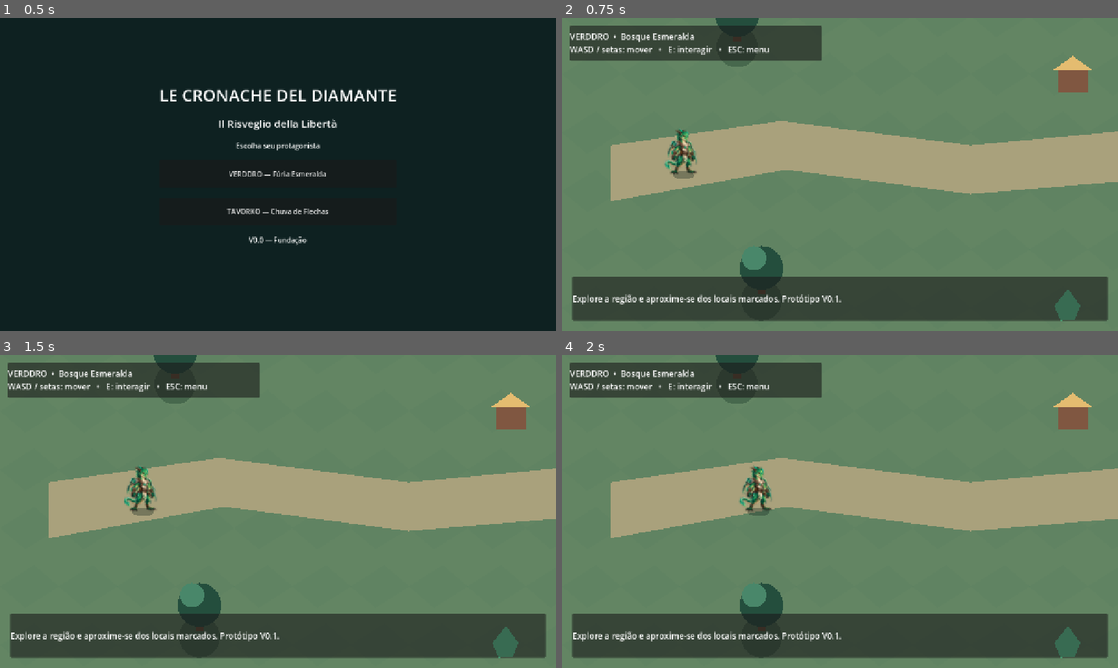
Above: before the commit, frames 1-4 (two rows, left to right).
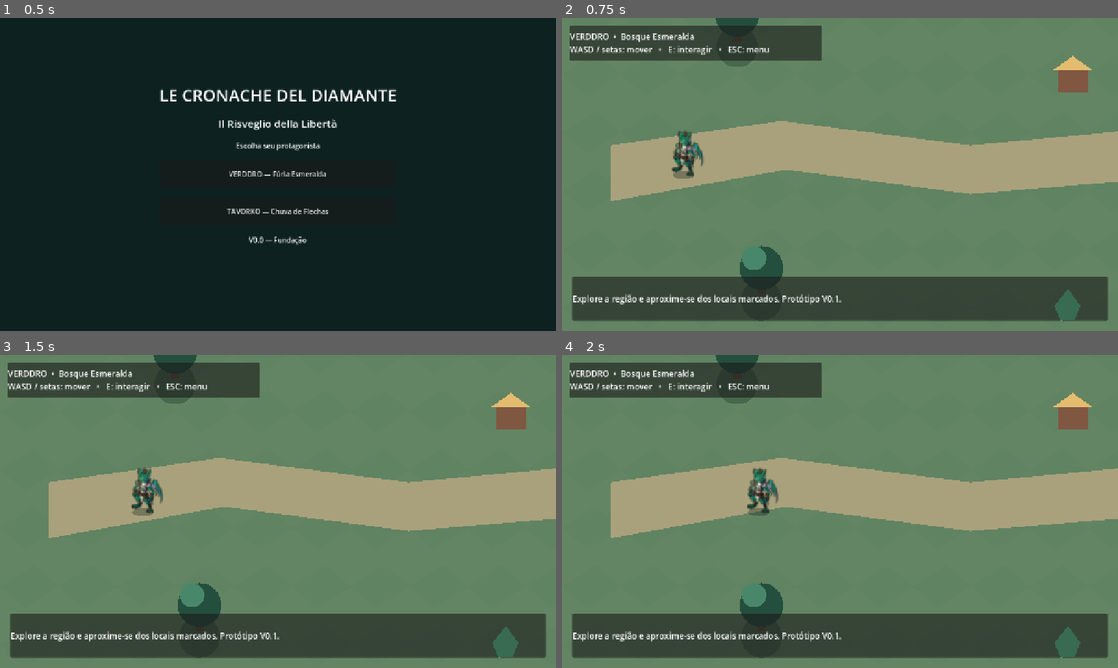
Above: after the commit, the same moments.

Repository: PhFg/le-cronache-del-diamante
Game: Godot game, scene res://scenes/main_menu.tscn
The game is run twice, just before and just after one commit, with the same random seed, the same clock (stepped at 60 frames per second) and the same inputs.
Inputs:
- Up to frame 1 (0.5 s): no input
- Up to frame 2 (0.75 s): click "VERDDRO — Fúria Esmeralda" at 0.5 s
- Up to frame 3 (1.5 s): tap Enter at 1.25 s; hold D from 1.28 s (still down); tap E at 1.35 s
- Up to frame 4 (2 s): keep holding D

Frame 1 is identical in both runs. In frame 2, 0.6% of the frame differs, in the area x 18-26%, y 35-51%; in frame 3, 0.6%, in the area x 22-30%, y 35-51%; in frame 4, 0.6%.

Commit message:
feat: establish official Verddro hybrid exploration art

Diff:
--- /dev/null
+++ b/art_3d/verddro/renders/resolution_tests/resolution_test_report.json
@@ -0,0 +1,148 @@
+{
+  "source": {
+    "file": "verddro_style_C_hybrid.png",
+    "size": [
+      1024,
+      1024
+    ],
+    "mode": "RGBA",
+    "alpha_min": 0,
+    "alpha_max": 255,
+    "char_bbox_alpha_ge_128": [
+      217,
+      74,
+      807,
+      949
+    ],
+    "ground_anchor": [
+      437.2,
+      910.0
+    ]
+  },
+  "frames": {
+    "256": {
+      "file": "verddro_hybrid_256.png",
+      "scale_from_source": 0.24,
+      "anchor": [
+        128.0,
+        236.0
+      ],
+      "char_height_px": 215,
+      "margins_px": {
+        "left": 73,
+        "top": 33,
+        "right": 37,
+        "bottom": 8
+      },
+      "png_kb": 48.7,
+      "alpha_min": 0,
+      "alpha_max": 255,
+      "edge_pixels_semitransparent": 4061,
+      "transparent_pixels_with_color": 8,
+      "bbox": [
+        73,
+        33,
+        219,
+        248
+      ]
+    },
+    "384": {
+      "file": "verddro_hybrid_384.png",
+      "scale_from_source": 0.36,
+      "anchor": [
+        192.0,
+        354.0
+      ],
+      "char_height_px": 320,
+      "margins_px": {
+        "left": 110,
+        "top": 51,
+        "right": 56,
+        "bottom": 13
+      },
+      "png_kb": 95.4,
+      "alpha_min": 0,
+      "alpha_max": 255,
+      "edge_pixels_semitransparent": 6641,
+      "transparent_pixels_with_color": 0,
+      "bbox": [
+        110,
+        51,
+        328,
+        371
+      ]
+    }
+  },
+  "simulation": {
+    "720p": {
+      "256": {
+        "visual_scale": 0.4507,
+        "screen_scale": 0.5048,
+        "screen_char_height_px": 105,
+        "sprite_px": [
+          129,
+          129
+        ],
+        "sharpness_mean_gradient": 35.11
+      },
+      "384": {
+        "visual_scale": 0.3005,
+        "screen_scale": 0.3365,
+        "screen_char_height_px": 105,
+        "sprite_px": [
+          129,
+          129
+        ],
+        "sharpness_mean_gradient": 34.65
+      }
+    },
+    "1080p": {
+      "256": {
+        "visual_scale": 0.4507,
+        "screen_scale": 0.7571,
+        "screen_char_height_px": 159,
+        "sprite_px": [
+          194,
+          194
+        ],
+        "sharpness_mean_gradient": 31.74
+      },
+      "384": {
+        "visual_scale": 0.3005,
+        "screen_scale": 0.5048,
+        "screen_char_height_px": 159,
+        "sprite_px": [
+          194,
+          194
+        ],
+        "sharpness_mean_gradient": 34.18
+      }
+    }
+  },
+  "comparison": {
+    "720p": {
+      "mean_abs_diff": 1.17,
+      "pixels_diff_gt_16_pct": 3.33
+    },
+    "1080p": {
+      "mean_abs_diff": 1.04,
+      "pixels_diff_gt_16_pct": 2.62
+    }
+  },
+  "memory": {
+    "256": {
+      "frame_rgba8_kb": 256.0,
+      "frame_with_mipmaps_kb": 341.3,
+      "character_frames": 224,
+      "character_uncompressed_mb": 74.7,
+      "character_vram_compressed_8bpp_mb": 18.7
+    },
+    "384": {
+      "frame_rgba8_kb": 576.0,
+      "frame_with_mipmaps_kb": 768.0,
+      "character_frames": 224,
+      "character_uncompressed_mb": 168.0,
+      "character_vram_compressed_8bpp_mb": 42.0
+    }
+  }
+}
--- a/scripts/characters/character_visual.gd
+++ b/scripts/characters/character_visual.gd
@@ -16,8 +16,8 @@
 
 @export var character_id: StringName = &""
 @export var frames_override: SpriteFrames
-@export var foot_anchor := Vector2(128, 236)
-@export var visual_scale := 0.45
+@export var foot_anchor := Vector2(192, 354)
+@export var visual_scale := 0.30
 
 var facing: StringName = &"s"
 var state: StringName = &"idle"
Binary file added: art_3d/verddro/backups/v0.2_prototype_256/verddro_idle_s_256_prototype.png
Renamed: art_3d/verddro/references/verddro_reference_main.png -> art_3d/verddro/backups/v0.2_prototype_256/verddro_idle_s_master_prototype.png
Not shown, added: art_3d/verddro/meshy_exports/verddro_meshy_textured_v1.glb
Binary file added: art_3d/verddro/renders/resolution_tests/verddro_resolution_comparison.png
Binary file added: art_3d/verddro/renders/verddro_style_C_hybrid.png
Binary file changed: assets/characters/verddro/exploration/idle/verddro_idle_s.png
Not shown, removed: assets/characters/verddro/exploration/idle/verddro_idle_s_master.png.import
Not shown, changed: .gitignore
Not shown, added: art_3d/tools/resolution_test.py
Not shown, added: art_3d/tools/setup_exploration_look.py
Not shown, added: art_3d/tools/setup_style_study.py
Not shown, added: art_3d/verddro/blender/verddro_style_C_hybrid.blend
(and 3 more such lines)
